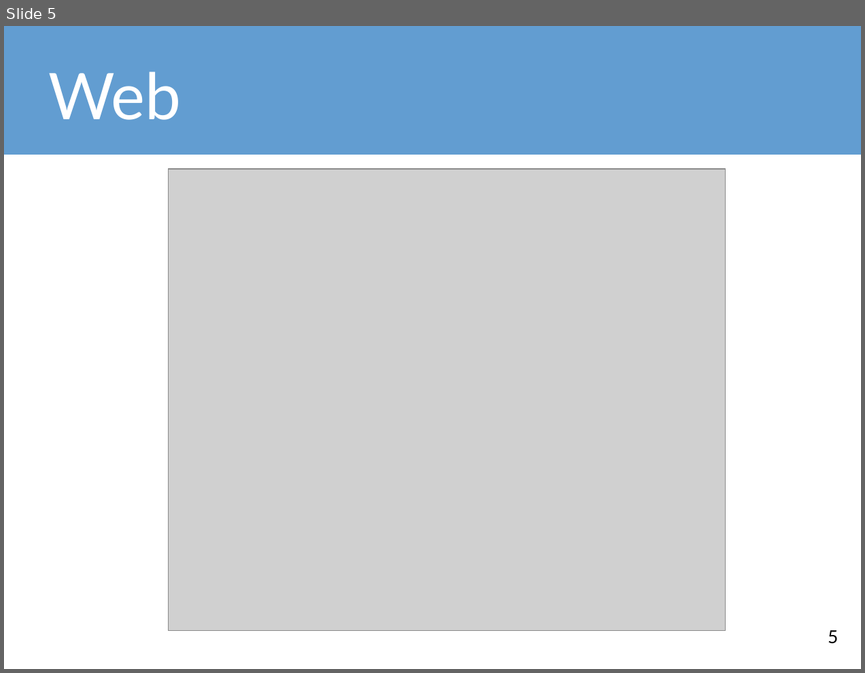
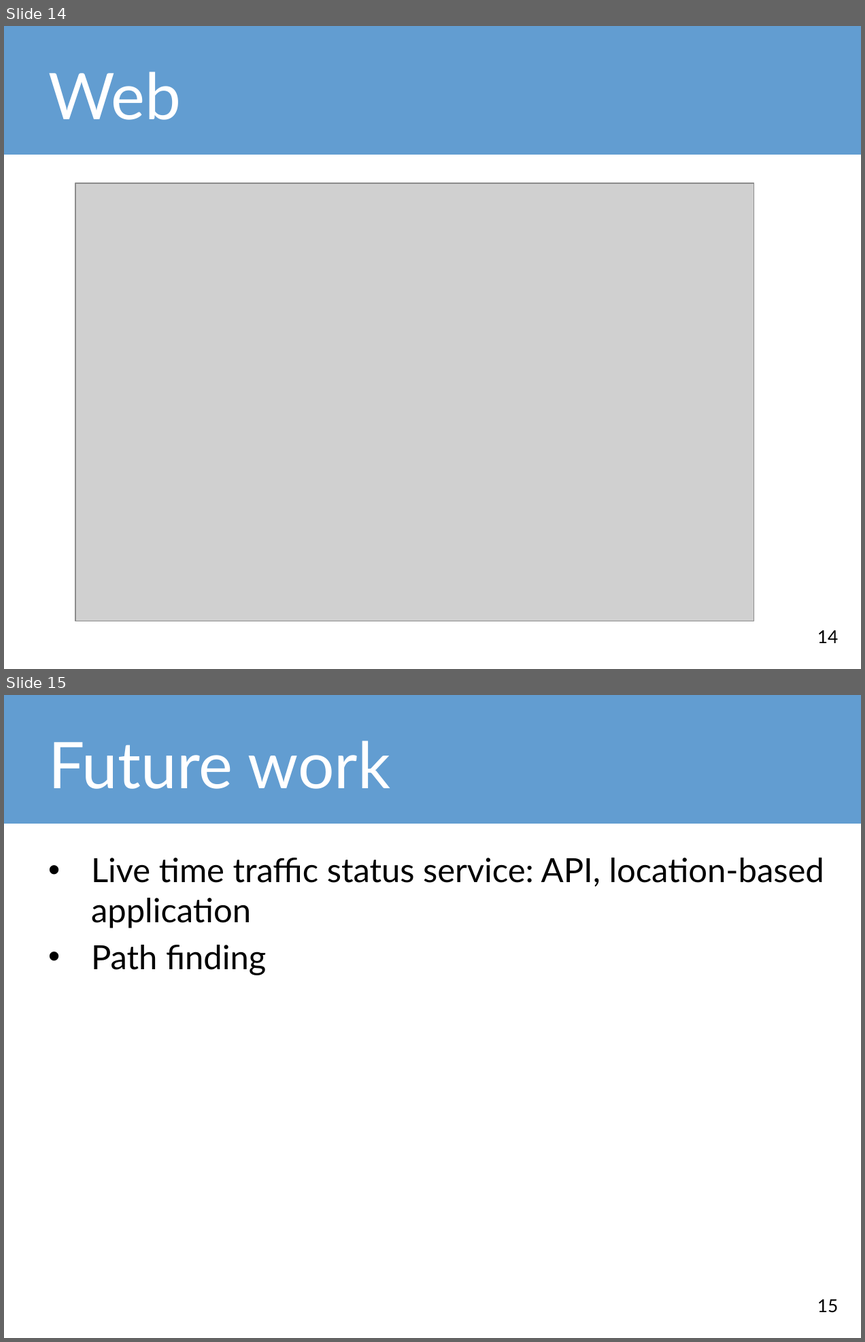
Before and after one commit to tdquang7/pota-hack-livetraffice, a slide deck: m2WorkHackathon-LiveTrafficUpdate.pptx. Shown one above the other, each under a label of ours: slide 5 before the commit, slides 14 and 15 after it. The pictures are 865x673 and 865x1342 pixels, drawn with LibreOffice and Linux fonts; fonts in the diff are those of the drawing; grey boxes stand for pictures. Boxes give left, top, right and bottom in pixels: in the first picture for what was removed or moved away, otherwise in the second. Text is boxed around its words. In the diff, an @@ line names an element or a change of style, - is before the commit and + after.

```diff
--- a/m2WorkHackathon-LiveTrafficUpdate.pptx
+++ b/m2WorkHackathon-LiveTrafficUpdate.pptx
@@ slide 15 added at bbox=[4, 695, 861, 1338], background #FFFFFF; not listed: 1 template element that a slide beside it also shows @@
@@ title added at bbox=[48, 741, 391, 789], 54 pt, text #FFFFFF @@
+Future work
@@ text added at bbox=[91, 858, 824, 975], 28 pt, text #000000 @@
+• Live time traffic status service: API, location-based application
+• Path finding
@@ page number added at bbox=[817, 1299, 838, 1312], 15 pt, text #000000 @@
+15
@@ what was slide 5 is now slide 14 @@
@@ slide 14 changed as well @@
@@ picture: place and size @@
-picture at bbox=[169, 169, 725, 631]
+picture at bbox=[75, 183, 753, 620]
@@ page number at bbox=[817, 630, 838, 643]: text changed @@
-5
+14
```
Also in this commit, not shown: 2 other slides changed, 10 other slides added, 3 slides removed, 1 other file.
